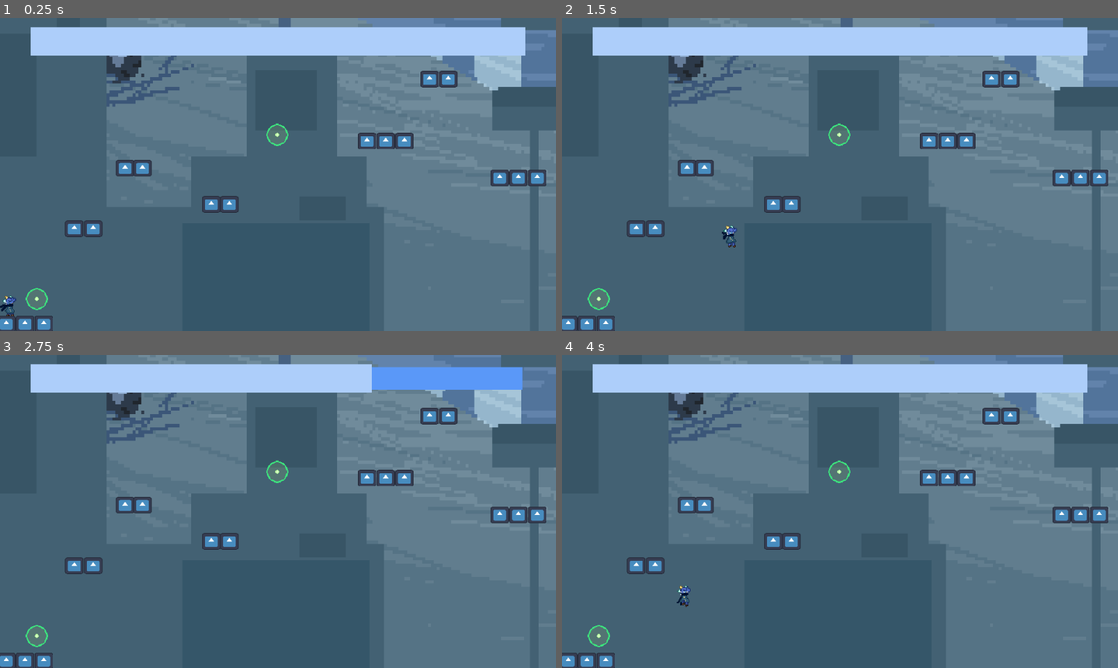
Above: before the commit, frames 1-4 (two rows, left to right).
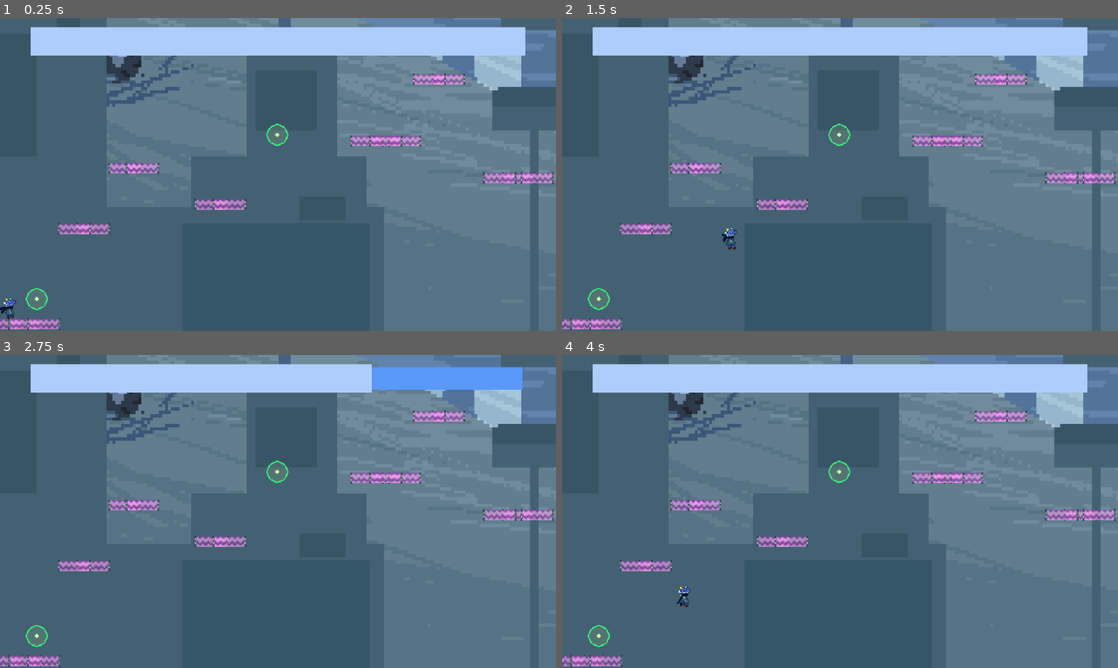
Above: after the commit, the same moments.

Repository: luminous-sky/2026-Fall-Game-Jam
Game: Godot game, scene res://levels/lvl_1.tscn
The game is run twice, just before and just after one commit, with the same random seed, the same clock (stepped at 60 frames per second) and the same inputs. The engine's default icon, where the game draws it, is replaced by a stand-in: a white triangle on a blue panel in a dark square.
Inputs (mouse positions are in pixels of both pictures, inside the frame that each line leads up to):
- Up to frame 1 (0.25 s): no input
- Up to frame 2 (1.5 s): move the mouse to (962, 158) at 0.52 s; hold Right (move_right) from 0.53 s (still down); tap X (dash) at 0.6 s; tap C (jump) at 0.77 s; move the mouse to (728, 190) at 1.27 s; tap Z (interact) at 1.35 s
- Up to frame 3 (2.75 s): tap C (jump) at 1.52 s; move the mouse to (333, 442) at 2.02 s; release Right (move_right) at 2.03 s; hold Left (move_left) from 2.03 s (still down); tap X (dash) at 2.1 s
- Up to frame 4 (4 s): move the mouse to (812, 574) at 2.77 s; release Left (move_left) at 2.78 s; hold Right (move_right) from 2.78 s (still down); tap Z (interact) at 2.85 s; tap C (jump) at 3.02, 3.77 s; move the mouse to (1006, 558) at 3.52 s; tap X (dash) at 3.6 s

The runs differ from the first frame. In frame 1, 3.5% of the frame differs, in the area x 0-100%, y 16-100%; in frame 2, 3.5%; in frame 3, 3.4%; in frame 4, 3.5%.

Commit message:
Update one-way platform sprites

Diff:
--- a/src/platforms/one_way_platform.tscn
+++ b/src/platforms/one_way_platform.tscn
@@ -1,9 +1,9 @@
 [gd_scene format=3 uid="uid://cjlqupnnv4qfc"]
 
-[ext_resource type="Texture2D" uid="uid://njj3fh1rgexx" path="res://icon.svg" id="1_wdkns"]
+[ext_resource type="Texture2D" uid="uid://duql4i65r0dvn" path="res://assets/world/one_way_ud.png" id="1_wdkns"]
 
 [sub_resource type="RectangleShape2D" id="RectangleShape2D_7yo6s"]
-size = Vector2(24, 22)
+size = Vector2(48, 16)
 
 [node name="OneWayPlatform" type="StaticBody2D" unique_id=331782779]
 
@@ -13,5 +13,7 @@
 
 [node name="Sprite2D" type="Sprite2D" parent="." unique_id=1496115769]
 position = Vector2(4.7683716e-07, 4.7683716e-07)
-scale = Vector2(0.20703124, 0.18359375)
+scale = Vector2(0.5, 0.5)
 texture = ExtResource("1_wdkns")
+region_enabled = true
+region_rect = Rect2(0, 0, 96, 32)
Binary file added: src/assets/world/one_way_lr.png
Not shown, added: src/assets/world/one_way_lr.png.import
Binary file added: src/assets/world/one_way_ud.png
Not shown, added: src/assets/world/one_way_ud.png.import
Binary file changed: src/assets/world/tiles/icy.png
